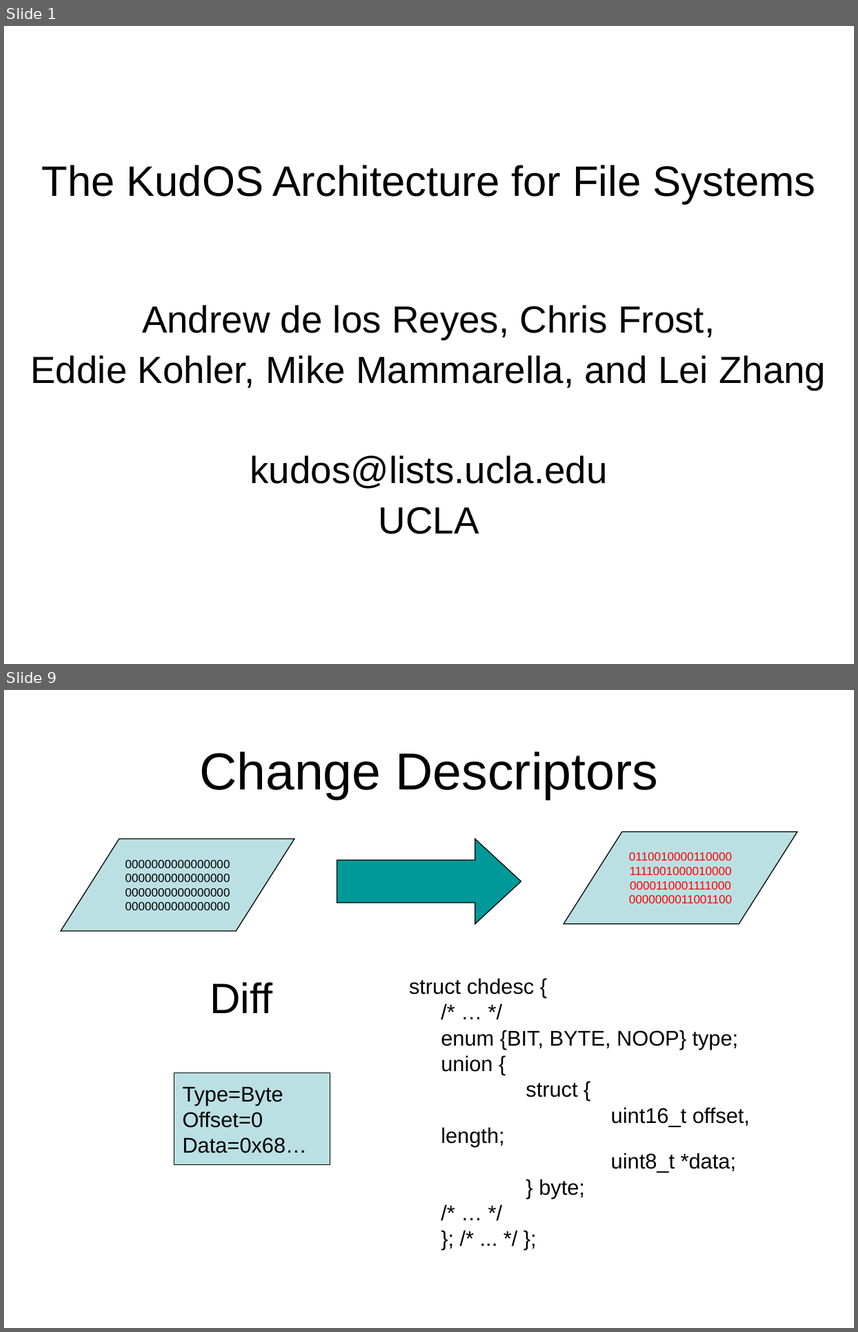
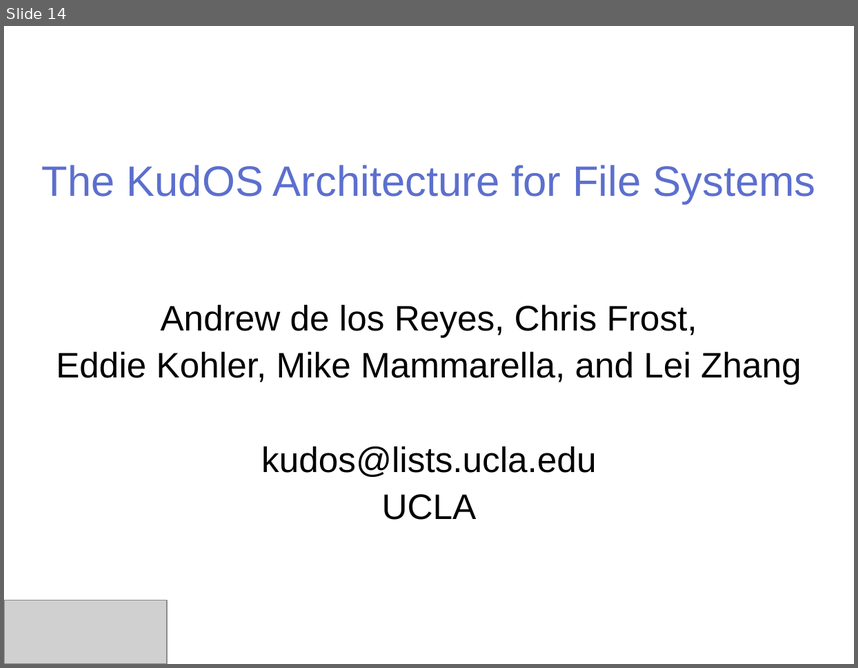
Before and after one commit to ucla-readable/fstitch-doc, a slide deck: sosp_wip/sosp_wip_kudos.ppt. Shown one above the other, each under a label of ours: slides 1 and 9 before the commit, slide 14 after it; the slides between them are not shown. The pictures are 858x1332 and 858x668 pixels, drawn with LibreOffice and Linux fonts; fonts in the diff are those of the drawing; grey boxes stand for pictures; background and template pictures are left out. Boxes give left, top, right and bottom in pixels: in the first picture for what was removed or moved away, otherwise in the second. Text is boxed around its words. In the diff, an @@ line names an element or a change of style, - is before the commit and + after.

```diff
--- a/sosp_wip/sosp_wip_kudos.ppt
+++ b/sosp_wip/sosp_wip_kudos.ppt
@@ slide 9 removed at <box>4,690,854,1328</box>, background #FFFFFF @@
@@ title removed at <box>199,751,658,799</box> @@
-Change Descriptors
@@ parallelogram removed at <box>564,832,797,924</box> @@
-0110010000110000
-1111001000010000
-0000110001111000
-0000000011001100
@@ parallelogram removed at <box>61,839,294,931</box> @@
-0000000000000000
-0000000000000000
-0000000000000000
-0000000000000000
@@ right arrow removed at <box>337,839,522,924</box> @@
@@ text removed at <box>409,978,750,1198</box> @@
-struct chdesc {
-/* … */
-enum {BIT, BYTE, NOOP} type;
-union {
-struct {
-uint16_t offset, length;
-uint8_t *data;
-} byte;
-/* … */
-}; /* ... */ };
@@ text removed at <box>210,982,272,1013</box> @@
-Diff
@@ rectangle removed at <box>174,1072,330,1164</box> @@
-Type=Byte
-Offset=0
-Data=0x68…
@@ what was slide 1 is now slide 14 @@
@@ slide 14 changed as well @@
@@ title "The KudOS Architecture for File ..." at <box>42,165,815,204</box>: text colour #000000 to #5C6FCE @@
@@ subtitle "Andrew de los Reyes, Chris ..." at <box>56,304,801,519</box>: size 32 to 30 pt @@
@@ picture added at <box>4,600,168,664</box> @@
```
Also in this commit, not shown: 2 other slides changed, 12 slides added, 9 other slides removed.
